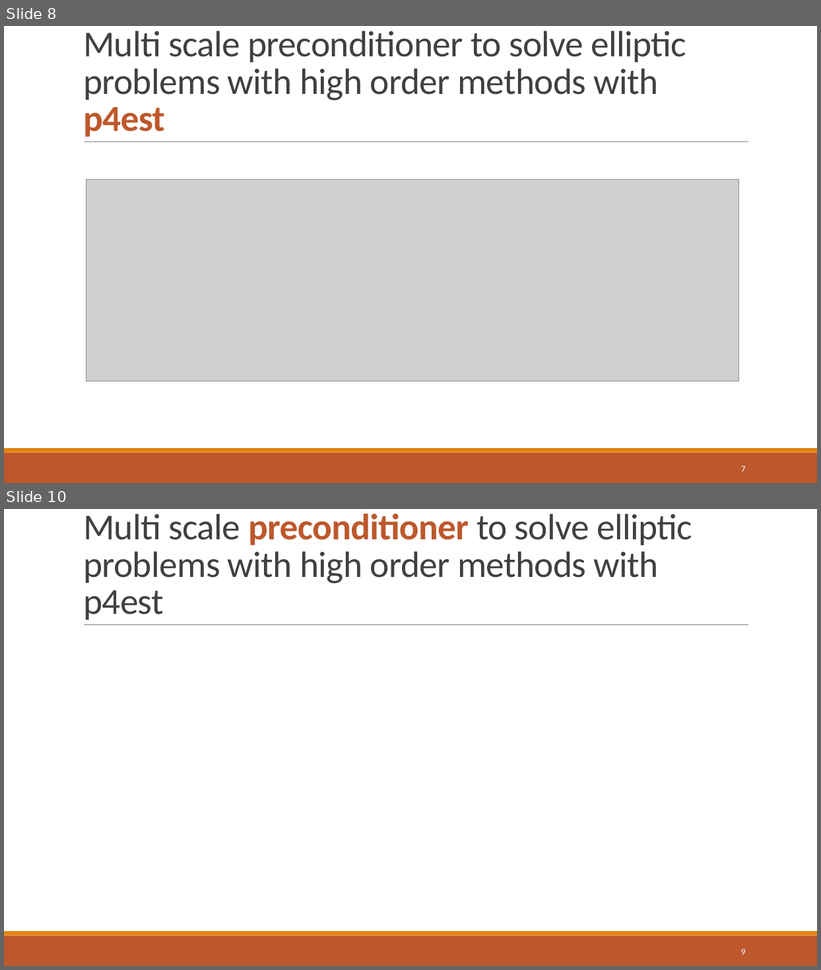
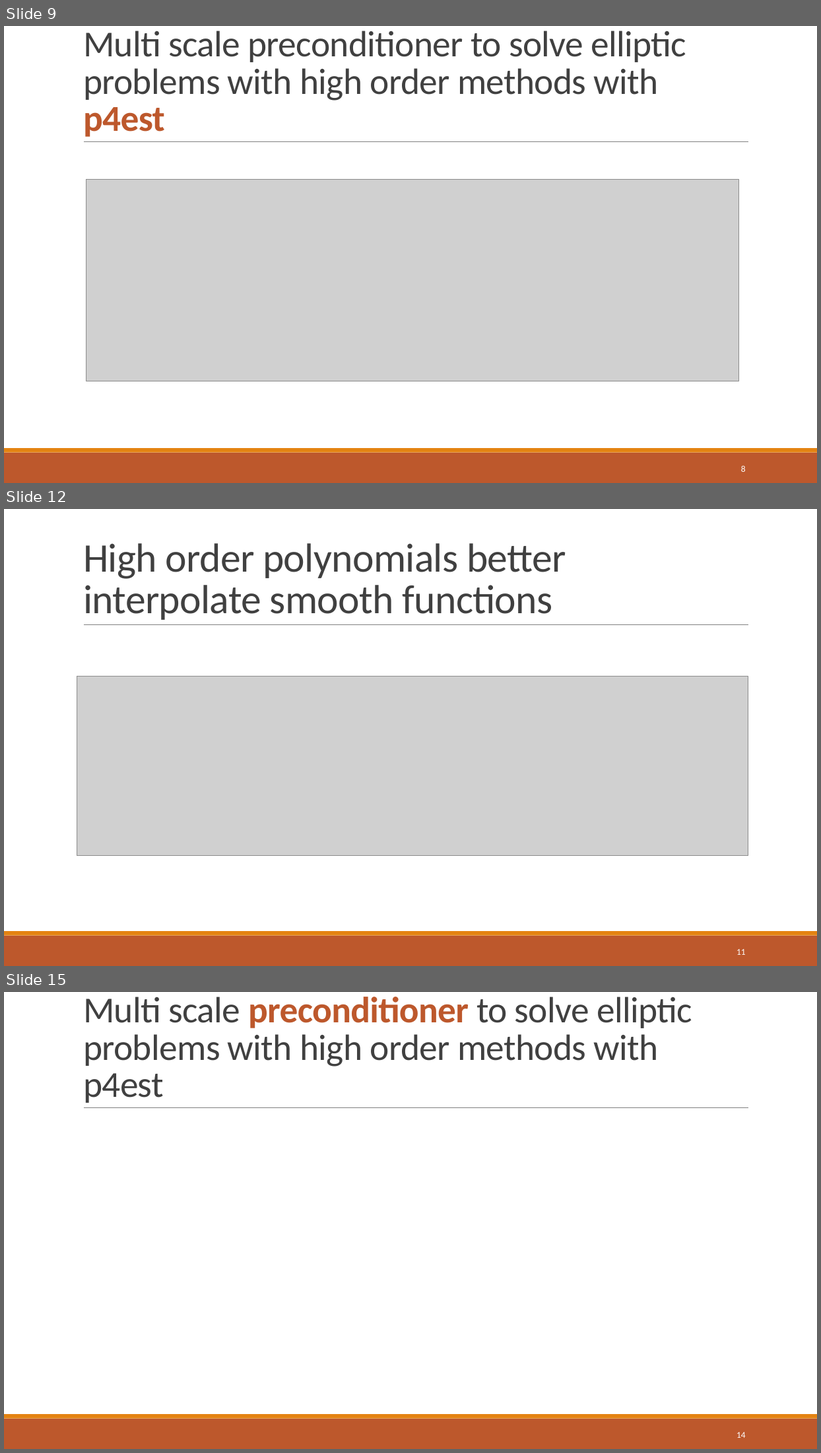
Before and after one commit to dweicker/pres, a slide deck: thesis.pptx. Shown one above the other, each under a label of ours: slides 8 and 10 before the commit, slides 9, 12 and 15 after it; the slides between them are not shown. The pictures are 821x970 and 821x1453 pixels, drawn with LibreOffice and Linux fonts; fonts in the diff are those of the drawing; grey boxes stand for pictures. Boxes give left, top, right and bottom in pixels: in the first picture for what was removed or moved away, otherwise in the second. Text is boxed around its words. In the diff, an @@ line names an element or a change of style, - is before the commit and + after.

```diff
--- a/thesis.pptx
+++ b/thesis.pptx
@@ slide 12 added at (4,509,817,966), background #FFFFFF; not listed: 3 template elements that a slide beside it also shows @@
@@ title added at (83,543,566,620), 48 pt, text #404040 @@
+High order polynomials better interpolate smooth functions
@@ picture added at (77,677,748,857) @@
@@ page number added at (737,949,746,955), 10.5 pt, text #FFFFFF @@
+11
@@ what was slide 8 is now slide 9 @@
@@ page number at (741,466,746,472): text changed @@
-7
+8
@@ what was slide 10 is now slide 15 @@
@@ page number at (737,1432,746,1438): text changed @@
-9
+14
```
Also in this commit, not shown: 1 slide changed, 4 other slides added, 6 other files.
